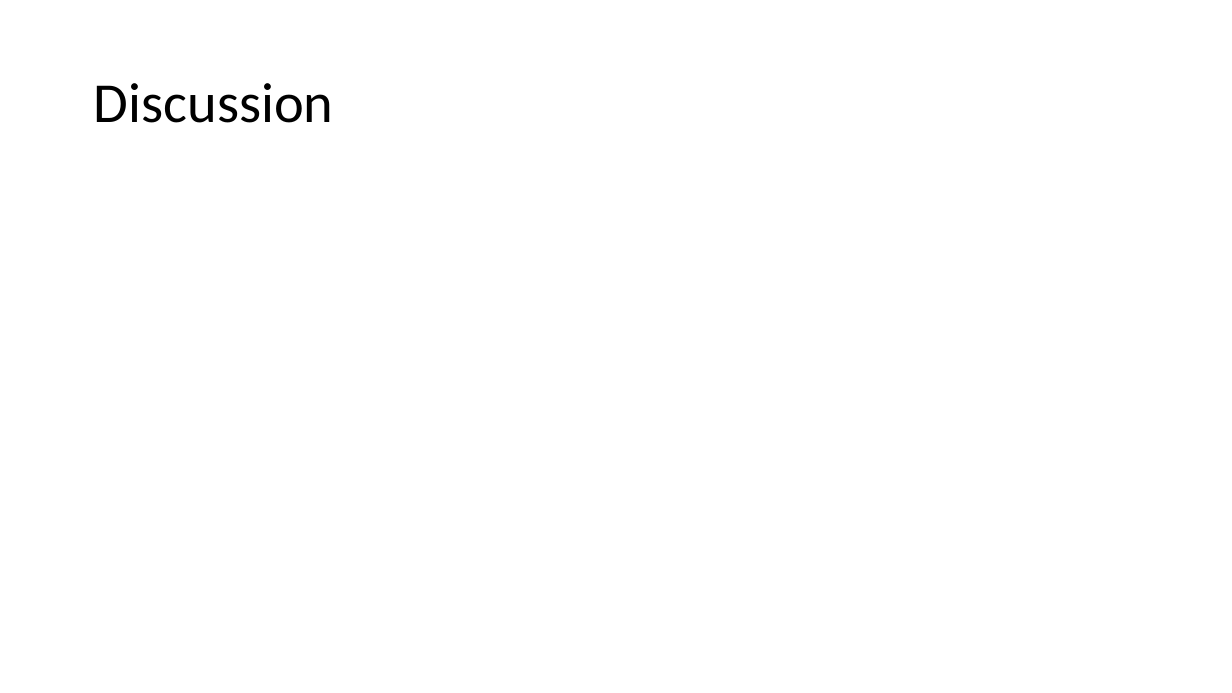
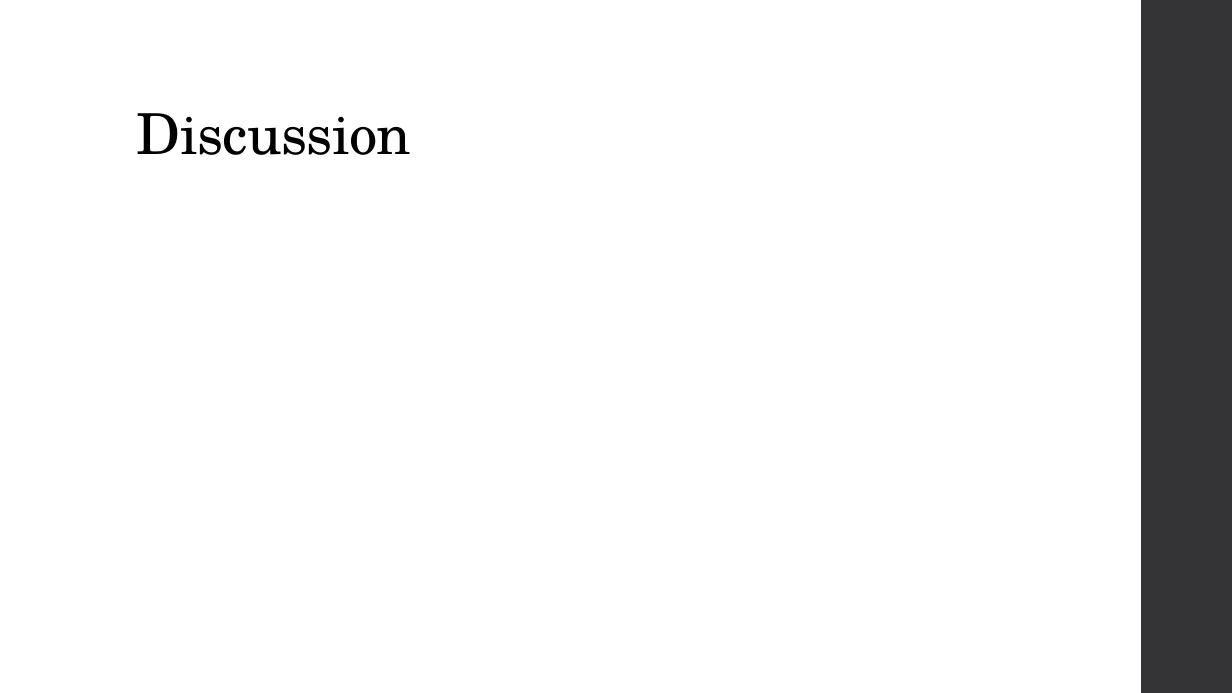
Before and after one commit to HeyMikeMarshall/DMV-HealthcarePy, a slide deck: slide 6 of DMV_Health_Care_Presentation.pptx. Drawn at 1232x693 pixels with LibreOffice and Linux fonts; fonts in the diff are those of the drawing; background and template pictures are left out. Boxes give left, top, right and bottom in pixels: in the first picture for what was removed or moved away, otherwise in the second. Text is boxed around its words. In the diff, an @@ line names an element or a change of style, - is before the commit and + after.

```diff
--- a/DMV_Health_Care_Presentation.pptx
+++ b/DMV_Health_Care_Presentation.pptx
@@ rectangle added at (1141,0,1232,693), fill #353537 @@
@@ title "Discussion": place and size @@
-title "Discussion" at (94,83,334,123)
+title "Discussion" at (137,113,412,155)
@@ title "Discussion" at (137,113,412,155): font Calibri to TeX Gyre Schola, letter spacing 0 to -0.5 pt; vertical alignment middle to bottom @@
```
Also in this commit, not shown: 5 other slides changed, 2 slides added, 2 slides removed.
